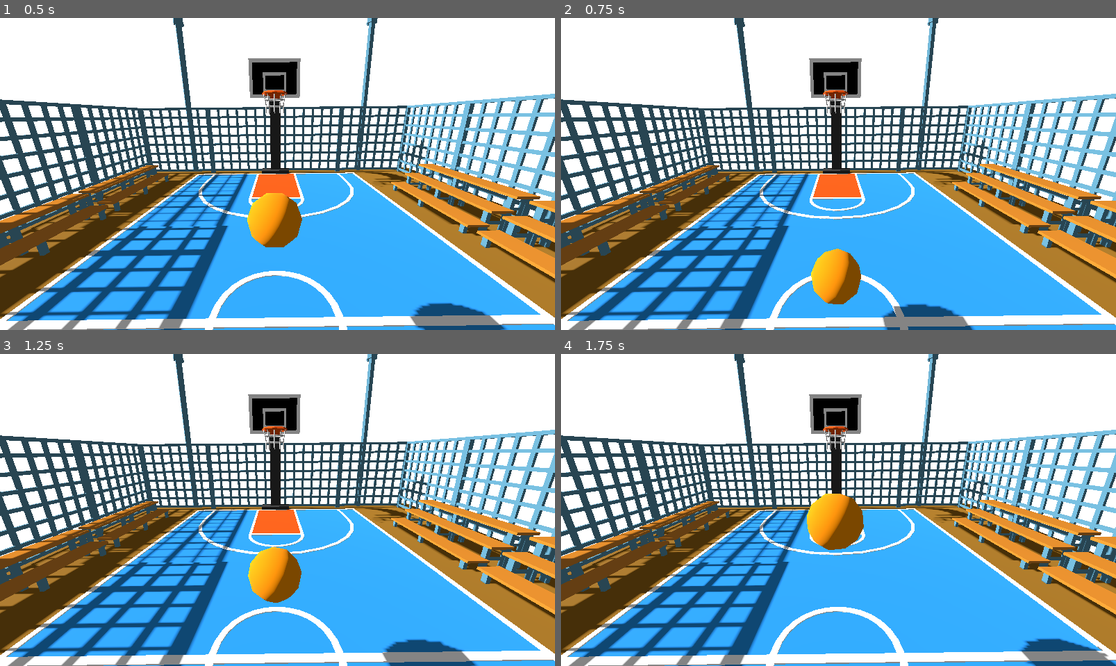
Above: before the commit, frames 1-4 (two rows, left to right).
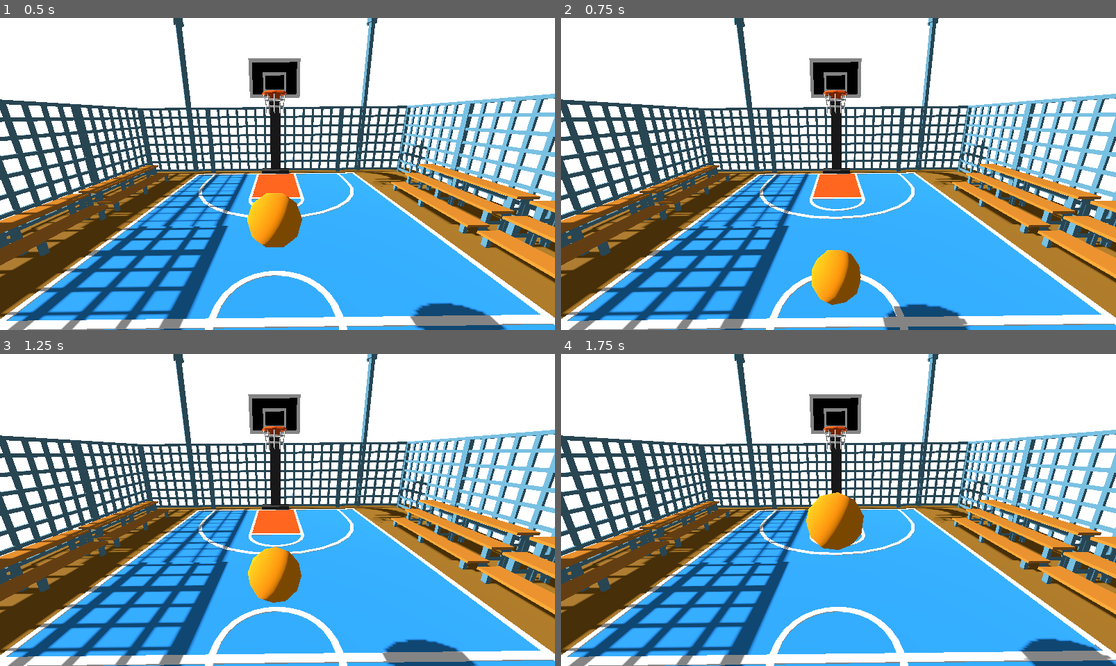
Above: after the commit, the same moments.

Repository: colorfulfool/basuketobouru
Game: Godot game, scene res://main.tscn
The game is run twice, just before and just after one commit, with the same random seed, the same clock (stepped at 60 frames per second) and the same inputs.
Inputs:
- Up to frame 1 (0.5 s): no input
- Up to frame 2 (0.75 s): hold D (move_right) from 0.53 s (still down)
- Up to frame 3 (1.25 s): keep holding D (move_right); tap Space (jump) at 0.77 s
- Up to frame 4 (1.75 s): release D (move_right) at 1.28 s; hold S (move_back) from 1.28 s (still down); tap Space (jump) at 1.52 s

Frame 1 is identical in both runs. In frame 2, less than 0.1% of the frame differs, in the area x 45-75%, y 73-100%; in frame 3, less than 0.1%; in frame 4, 0.1%, in the area x 44-100%, y 44-100%.

Commit message:
Increase speed

Diff:
--- a/main.tscn
+++ b/main.tscn
@@ -424,7 +424,7 @@
 
 [node name="Player" parent="." unique_id=1854990470 instance=ExtResource("1_ig7tw")]
 transform = Transform3D(-1, 0, 0, 0, 1, 0, 0, 0, -1, 0, 4, 0)
-speed = 6
+speed = 10
 jump_impulse = 7
 
 [node name="WorldEnvironment" type="WorldEnvironment" parent="." unique_id=255734873]
